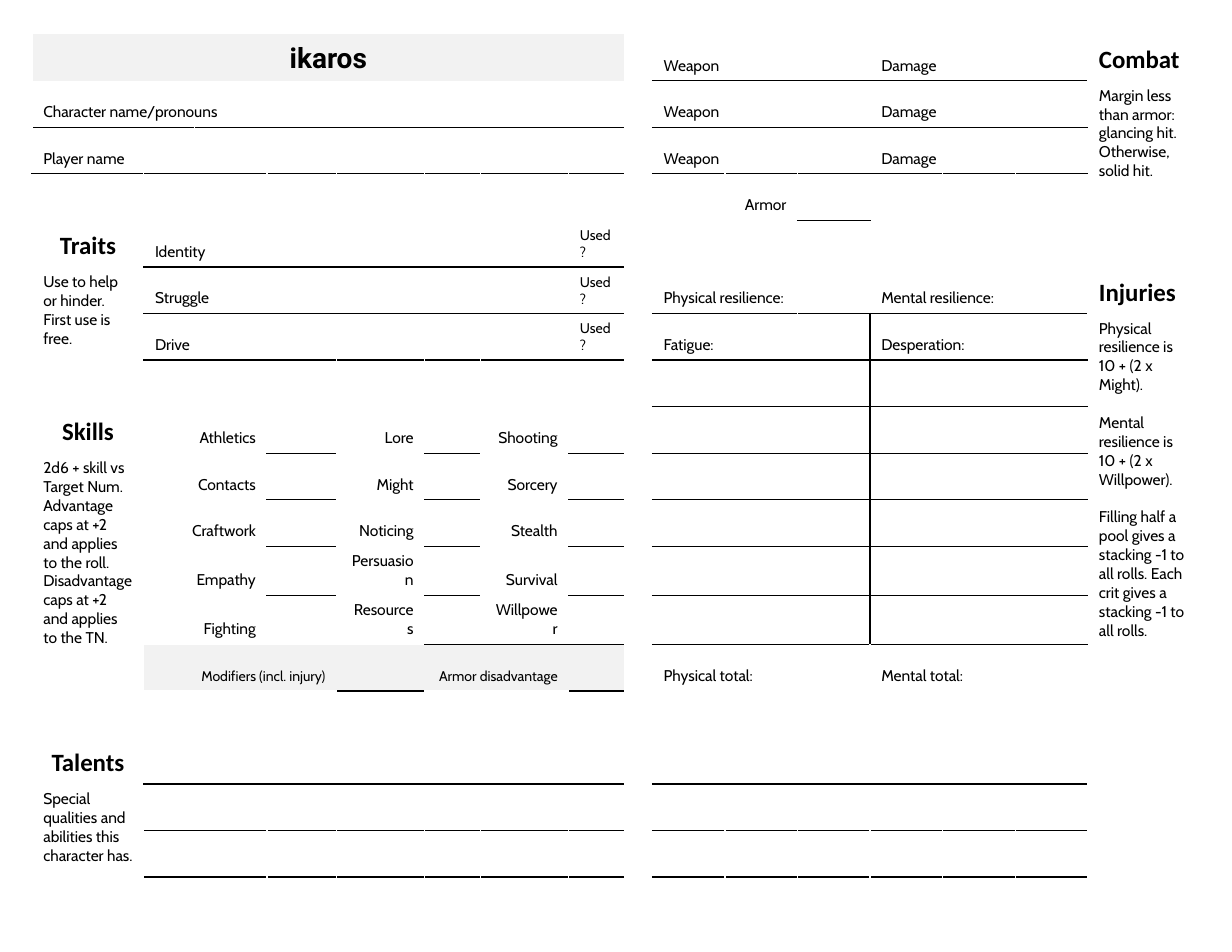
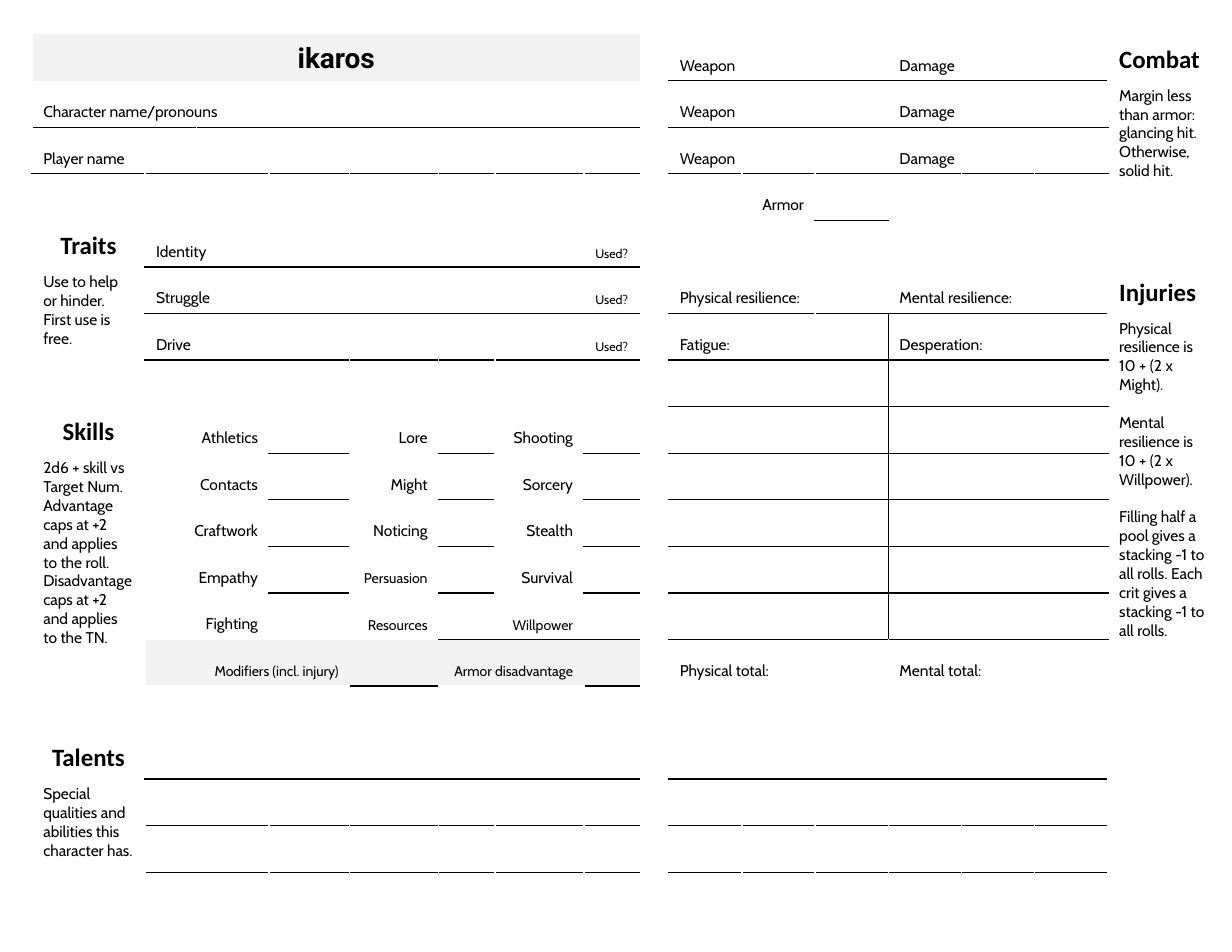
Before and after one commit to jewelpit/Ikaros, a slide deck: slide 1 of Ikaros CS.pptx. Drawn at 1232x952 pixels with LibreOffice and Linux fonts; fonts in the diff are those of the drawing. Boxes give left, top, right and bottom in pixels: in the first picture for what was removed or moved away, otherwise in the second. Text is boxed around its words. In the diff, an @@ line names an element or a change of style, - is before the commit and + after.

Commit message:
Fixed character sheet.

```diff
--- a/Ikaros CS.pptx
+++ b/Ikaros CS.pptx
@@ table at (32, 32, 1222, 885) @@
@@ size 9 to 8 pt in "Used?", "Used?", "Used?" @@
@@ size 10 to 9 pt in "Persuasion", "Resources", "Willpower" @@
@@ table: place and size @@
-table at (32, 32, 1201, 888)
+table at (32, 32, 1222, 885)
```
